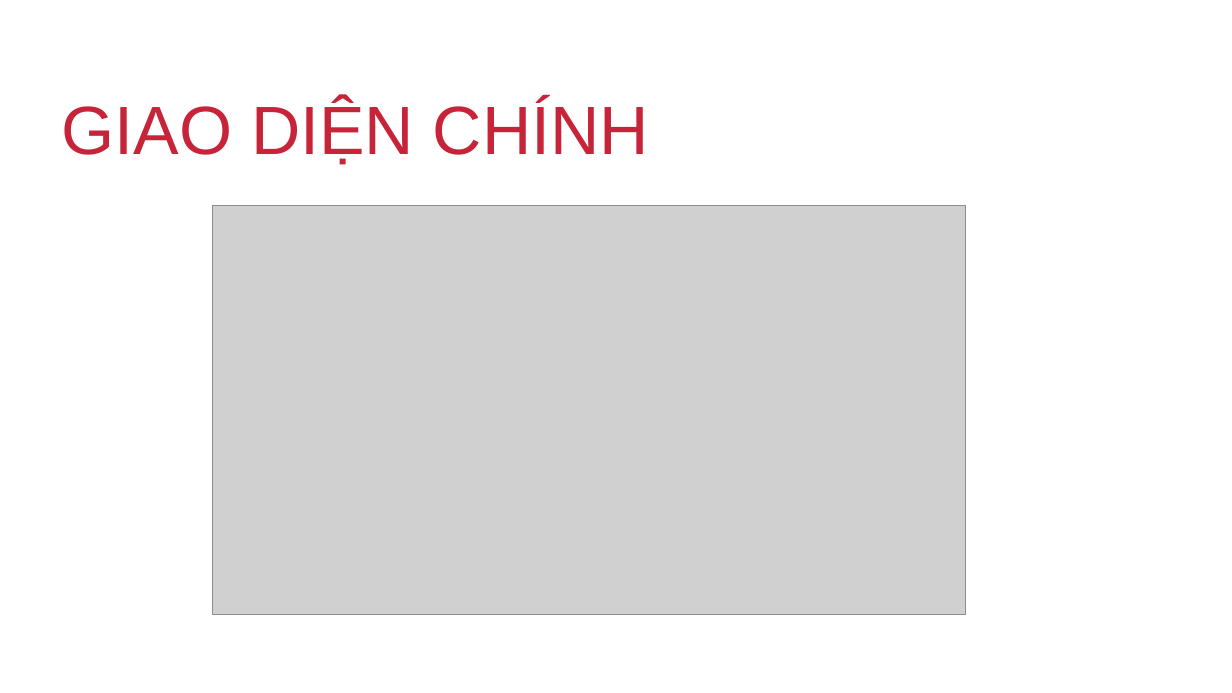
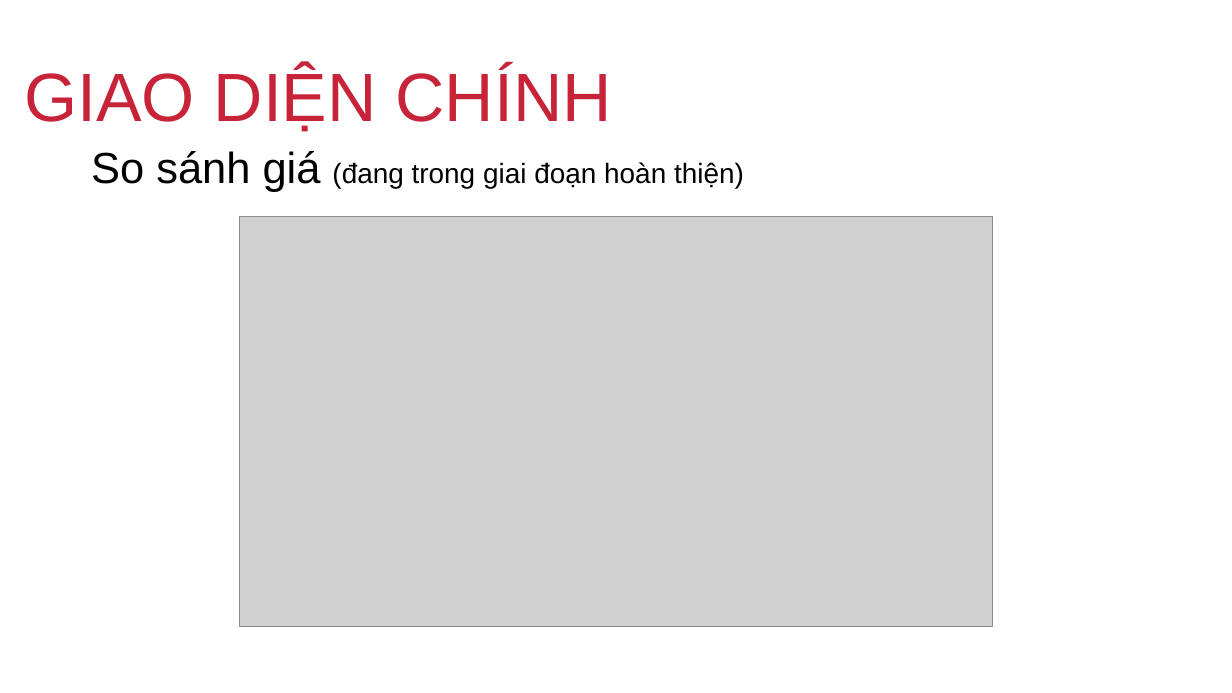
Before and after one commit to MaoBui2907/sosanh.ga, a slide deck: slide 10 of Plan/Report.pptx. Drawn at 1232x693 pixels with LibreOffice and Linux fonts; fonts in the diff are those of the drawing; grey boxes stand for pictures; background and template pictures are left out. Boxes give left, top, right and bottom in pixels: in the first picture for what was removed or moved away, otherwise in the second. Text is boxed around its words. In the diff, an @@ line names an element or a change of style, - is before the commit and + after.

```diff
--- a/Plan/Report.pptx
+++ b/Plan/Report.pptx
@@ text "GIAO DIỆN CHÍNH" moved from (x1=62, y1=99, x2=649, y2=165) to (x1=24, y1=66, x2=612, y2=132) @@
@@ text added at (x1=91, y1=151, x2=744, y2=192), 18 pt, text #000000 @@
+So sánh giá (đang trong giai đoạn hoàn thiện)
@@ picture moved from (x1=212, y1=206, x2=966, y2=615) to (x1=239, y1=217, x2=993, y2=626) @@
```
Also in this commit, not shown: 11 other slides changed.
